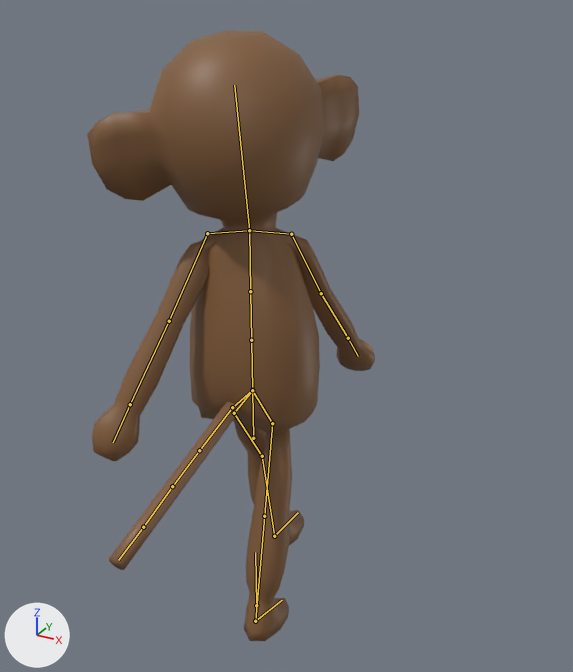
An edit to the Blender file Race/SourceAssets/monkey.blend, drawn before and after from the same camera.
Rendered twice from a 50 mm camera at (4.93, -8.27, 8.58) aimed at (0.46, -0.15, 4.53). Arrows for +X, +Y and +Z are at lower left; the lights stay in place. Both versions are drawn at frame 0 of the action 'turnL'; the numbers are the values there. The bones that bend it are drawn over the model as lines.
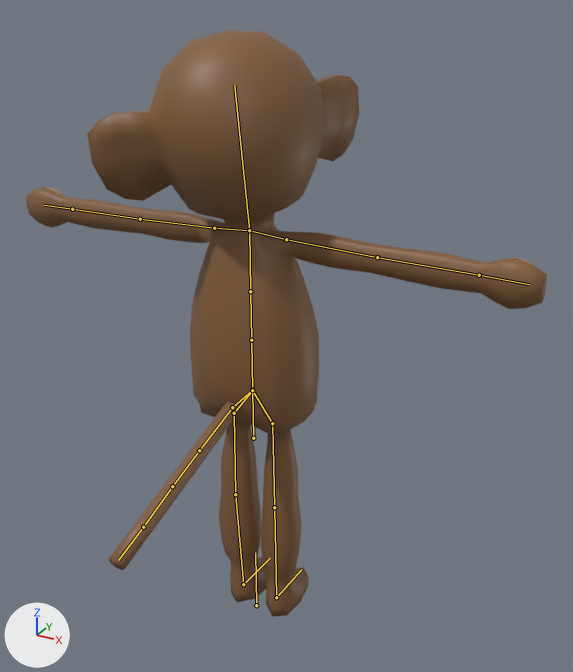
Changed parts and their boxes [x1, y1, x2, y2] in the pictures (573 x 672 px):
'Cylinder', posed (81% wider): before [87, 30, 375, 641]; after [26, 30, 547, 617]
bone 'shoulder.L', root to tip: before (249, 230) to (291, 234); after (249, 230) to (286, 239)
bone 'arm1.L', root to tip: before (291, 234) to (321, 293); after (286, 239) to (377, 257)
bone 'arm2.L', root to tip: before (321, 293) to (348, 338); after (377, 257) to (479, 275)
bone 'shoulder.R', root to tip: before (249, 230) to (207, 233); after (249, 230) to (214, 228)
bone 'arm1.R', root to tip: before (207, 233) to (169, 321); after (214, 228) to (140, 219)
bone 'upper leg.L', root to tip: before (272, 423) to (264, 516); after (272, 423) to (274, 507)
bone 'upper leg.R', root to tip: before (234, 413) to (262, 456); after (234, 413) to (235, 494)
bone 'lower leg.R', root to tip: before (262, 456) to (274, 536); after (235, 494) to (243, 584)
bone 'foot.R', root to tip: before (274, 536) to (298, 512); after (243, 584) to (270, 558)

The edits, one by one:
Bone 'shoulder.L' (bone_shoulder_l) turns from (-1, -2, 28) to (0, 0, 0) degrees about its own x, y and z.
Bone 'arm1.L' (bone_arm1_l) turns from (-70, 30, -2) to (0, 0, 0) degrees about its own x, y and z.
Bone 'arm2.L' (bone_arm2_l) turns from (0, 2, 5) to (0, 0, 0) degrees about its own x, y and z.
Bone 'shoulder.R' (bone_shoulder_r) turns from (-1, -2, 28) to (0, 0, 0) degrees about its own x, y and z.
Bone 'arm1.R' (bone_arm1_r) turns from (-64, 18, 1) to (0, 0, 0) degrees about its own x, y and z.
Bone 'upper leg.L' (bone_upper_leg_l) turns from (0, 0, -11) to (0, 0, 0) degrees about its own x, y and z.
Bone 'upper leg.R' (bone_upper_leg_r) turns from (0, 0, -34) to (0, 0, 0) degrees about its own x, y and z.
Bone 'lower leg.R' (bone_lower_leg_r) turns from (0, -1, 27) to (0, 0, 0) degrees about its own x, y and z.
Bone 'foot.R' (bone_foot_r) turns from (-6, 0, 0) to (0, 0, 0) degrees about its own x, y and z.
